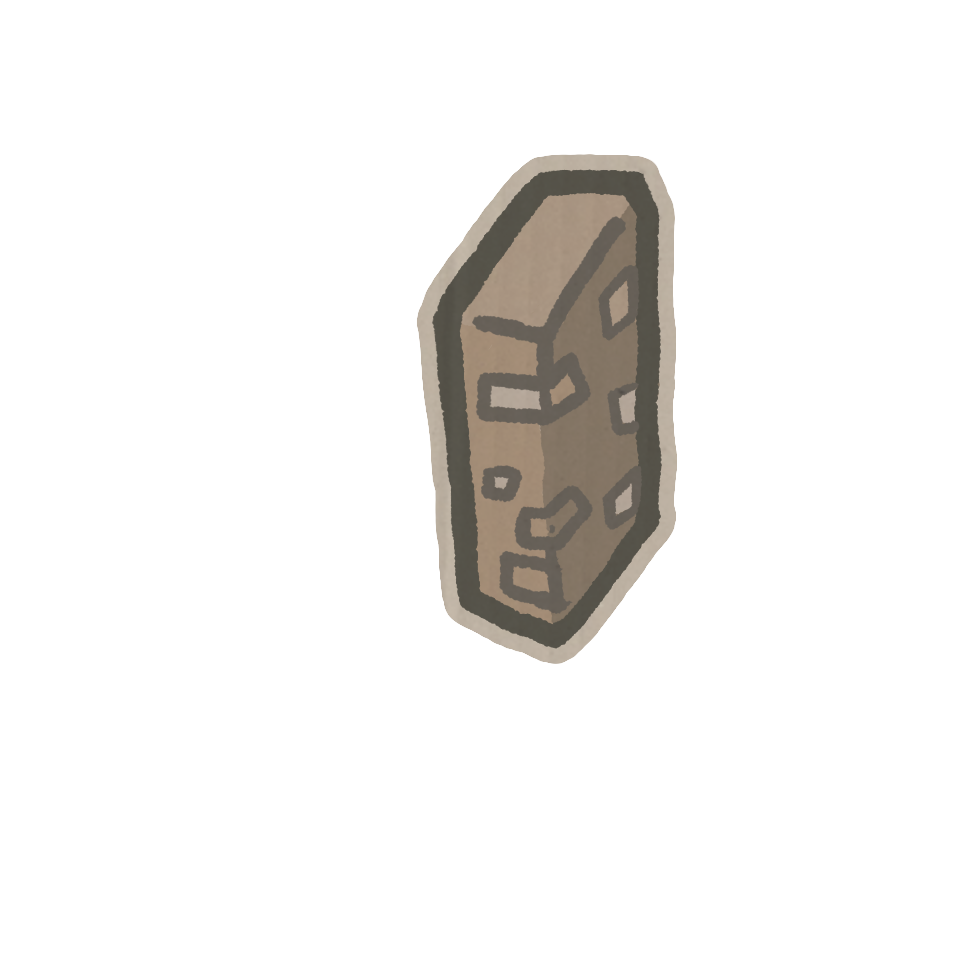
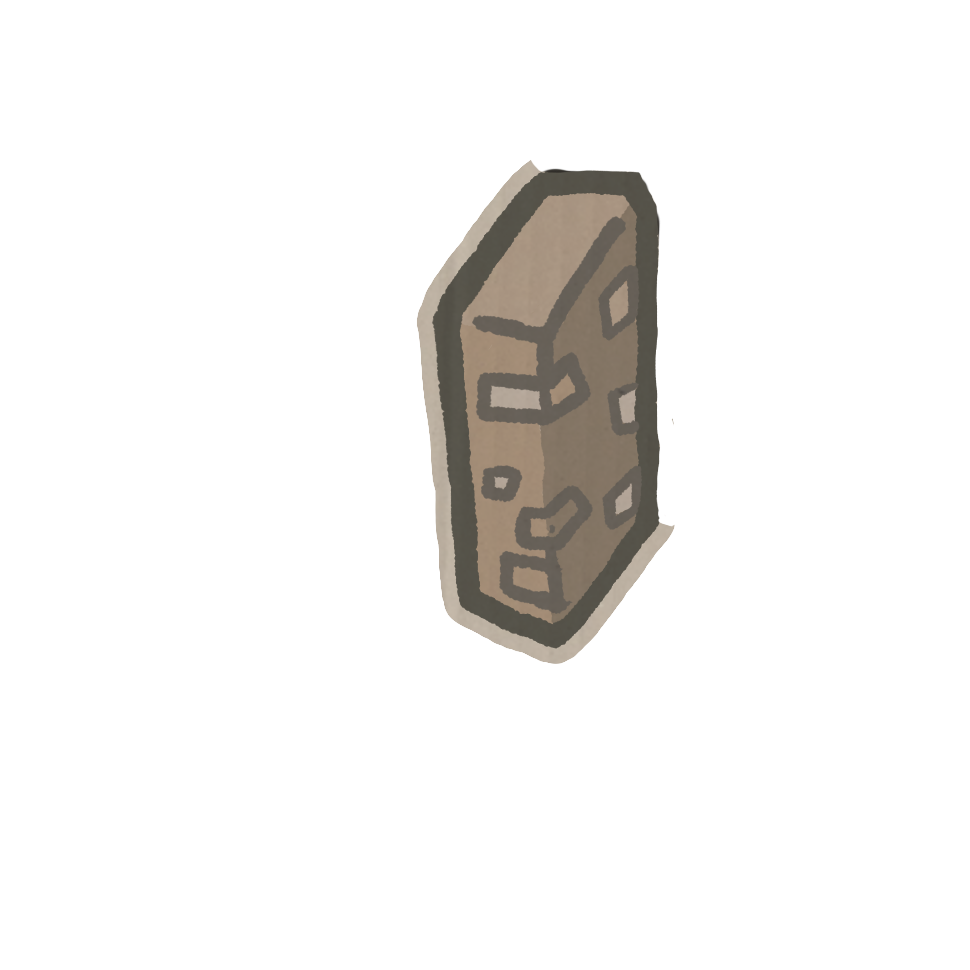
Comparing the layer stacks of the two 970 x 970 images. Changes:
pixels changed over [530, 154, 677, 527] (layer not identified)
